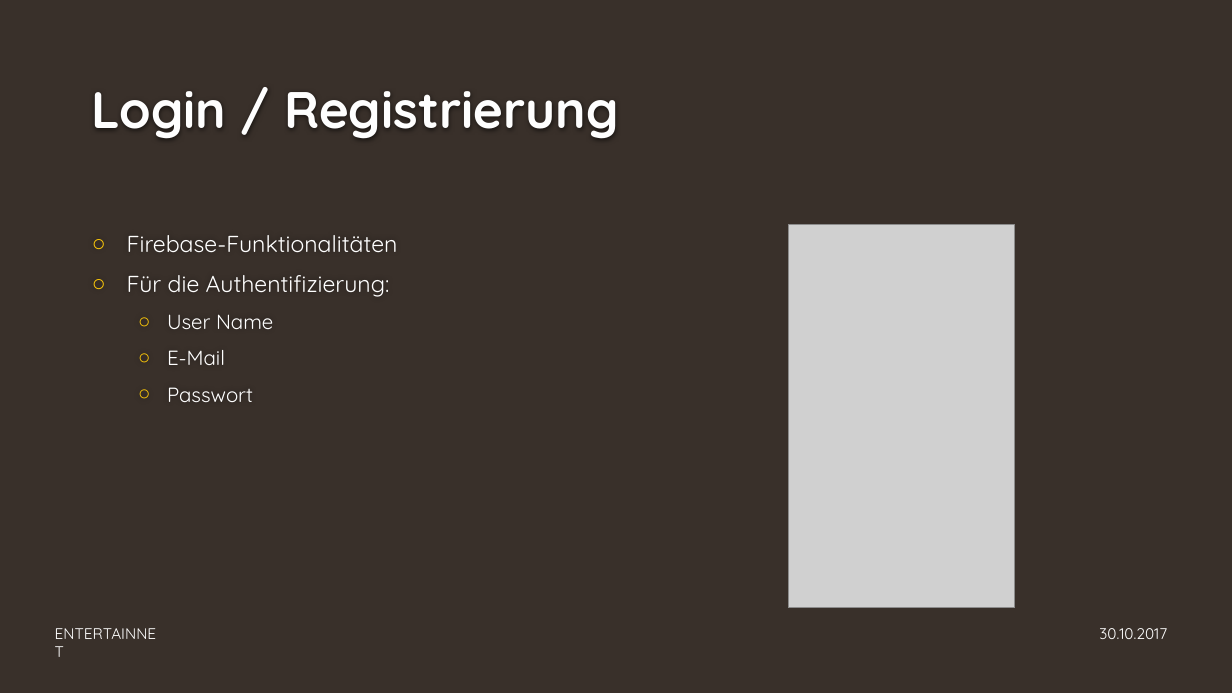
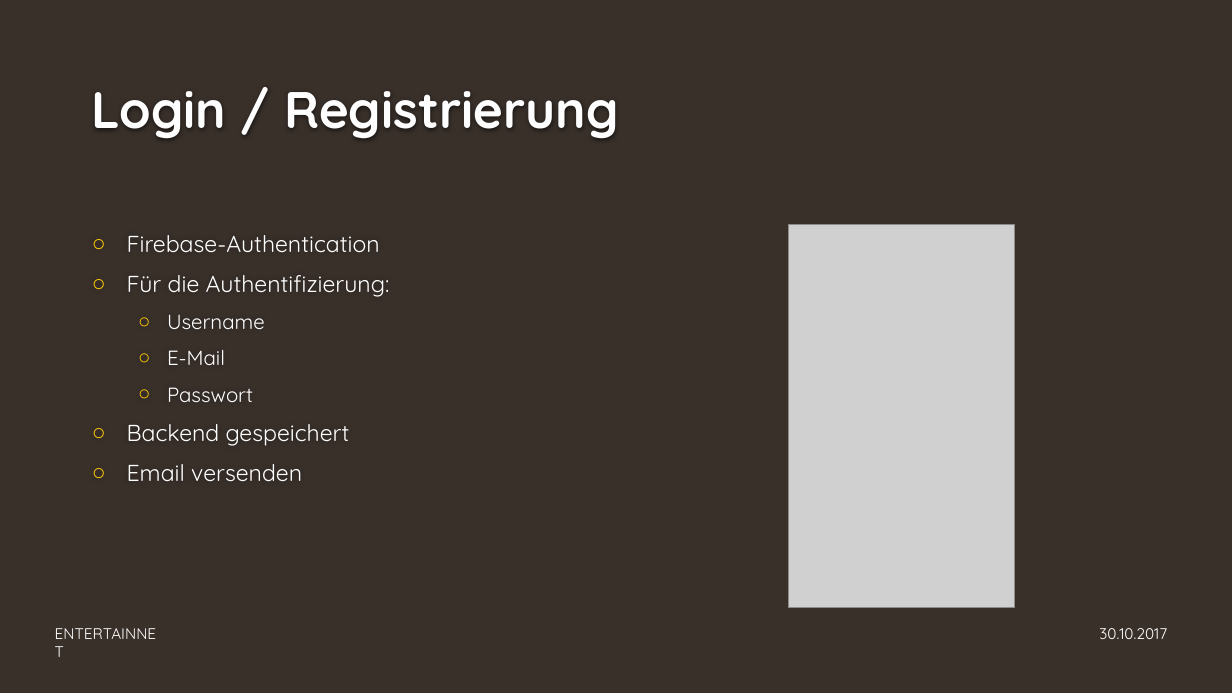
Before and after one commit to GAEBE2/Modul-306, a slide deck: slide 13 of Dokuordner/ENTERTAINNET.pptx (slide 12 before the commit). Drawn at 1232x693 pixels with LibreOffice and Linux fonts; fonts in the diff are those of the drawing; grey boxes stand for pictures; background and template pictures are left out. Boxes give left, top, right and bottom in pixels: in the first picture for what was removed or moved away, otherwise in the second. Text is boxed around its words. In the diff, an @@ line names an element or a change of style, - is before the commit and + after.

```diff
--- a/Dokuordner/ENTERTAINNET.pptx
+++ b/Dokuordner/ENTERTAINNET.pptx
@@ text at [127,235,380,253]: text changed @@
-○ Firebase-Funktionalitäten
+○ Firebase-Authentication
@@ text at [167,314,265,329]: text changed @@
-  ○ User Name
+  ○ Username
@@ text at [127,424,350,482]: paragraphs added @@
+○ Backend gespeichert
+○ Email versenden
```
Also in this commit, not shown: 3 other slides changed, 1 slide added.
